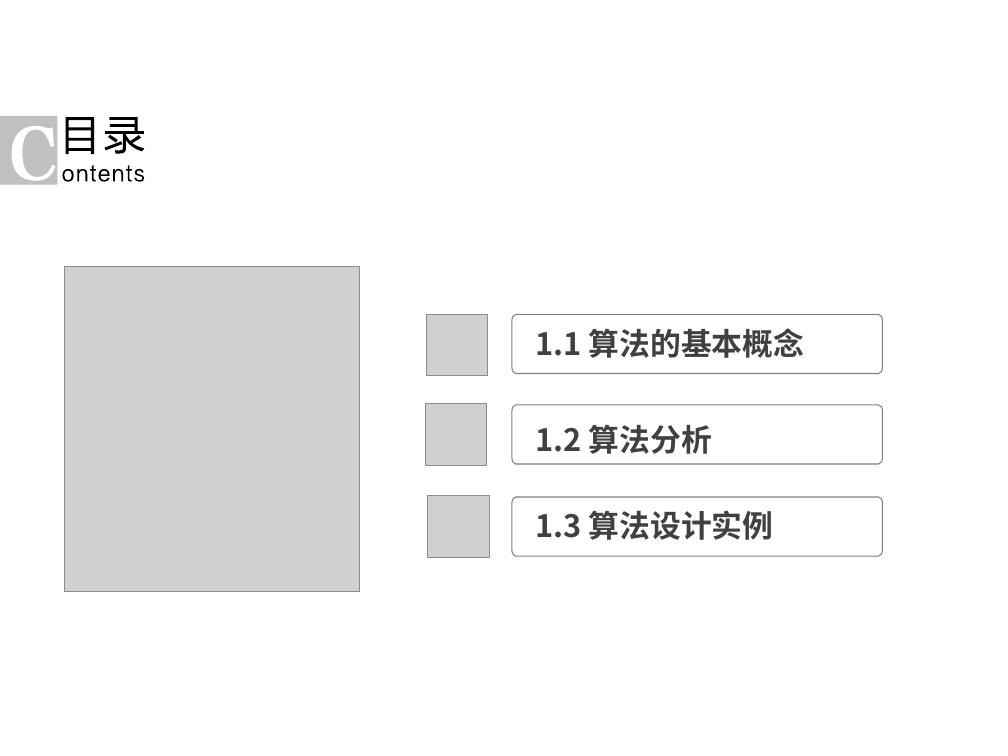
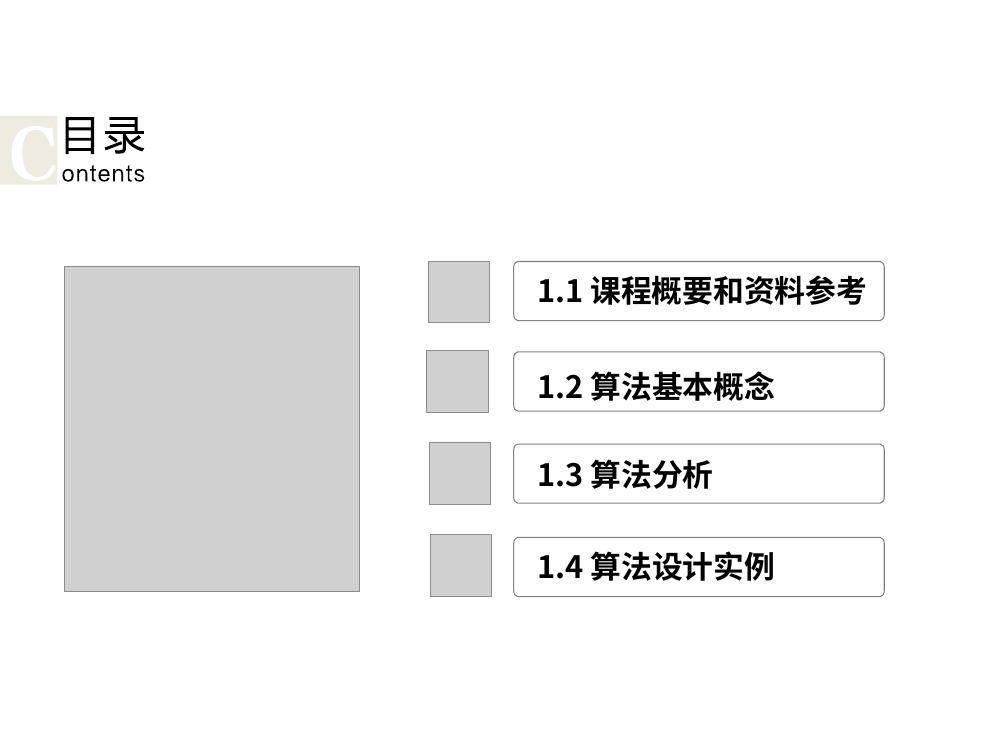
Before and after one commit to liutongling/DP, a slide deck: slide 3 of file/第1章 概论.pptx. Drawn at 1008x756 pixels with LibreOffice and Linux fonts; fonts in the diff are those of the drawing; grey boxes stand for pictures; background and template pictures are left out. Boxes give left, top, right and bottom in pixels: in the first picture for what was removed or moved away, otherwise in the second. Text is boxed around its words. In the diff, an @@ line names an element or a change of style, - is before the commit and + after.

```diff
--- a/file/第1章 概论.pptx
+++ b/file/第1章 概论.pptx
@@ rectangle at [0,116,57,184]: fill #C0C0C0 to #EEECE1 @@
@@ freeform shape added at [514,261,885,321], fill #FFFFFF, outline #808080 0.75 pt @@
@@ freeform shape: place and size @@
-freeform shape at [459,508,495,546]
+freeform shape at [459,273,498,312]
@@ text added at [537,275,868,305], 22 pt, text #000000, bold @@
+1.1 课程概要和资料参考
@@ freeform shape: place and size @@
-freeform shape at [457,326,496,365]
+freeform shape at [465,362,499,400]
@@ text at [537,371,775,401]: text changed; text colour #404040 to #000000 @@
-1.1 算法的基本概念
+1.2 算法基本概念
@@ 3 pictures: place and size @@
-3 pictures at [425,314,489,558]
+3 pictures at [426,261,491,505]
@@ freeform shape: place and size @@
-freeform shape at [448,497,506,556]
+freeform shape at [450,445,508,504]
@@ 4 freeform shapes: place and size @@
-4 freeform shapes at [463,314,883,556]
+4 freeform shapes at [461,352,885,597]
@@ text at [537,459,714,489]: text changed; text colour #404040 to #000000 @@
-1.2 算法分析
+1.3 算法分析
@@ picture added at [430,534,492,596] @@
@@ text at [537,551,775,581]: text changed; text colour #404040 to #000000 @@
-1.3 算法设计实例
+1.4 算法设计实例
```
Also in this commit, not shown: 4 other slides changed, 4 slides added, 1 other file.
